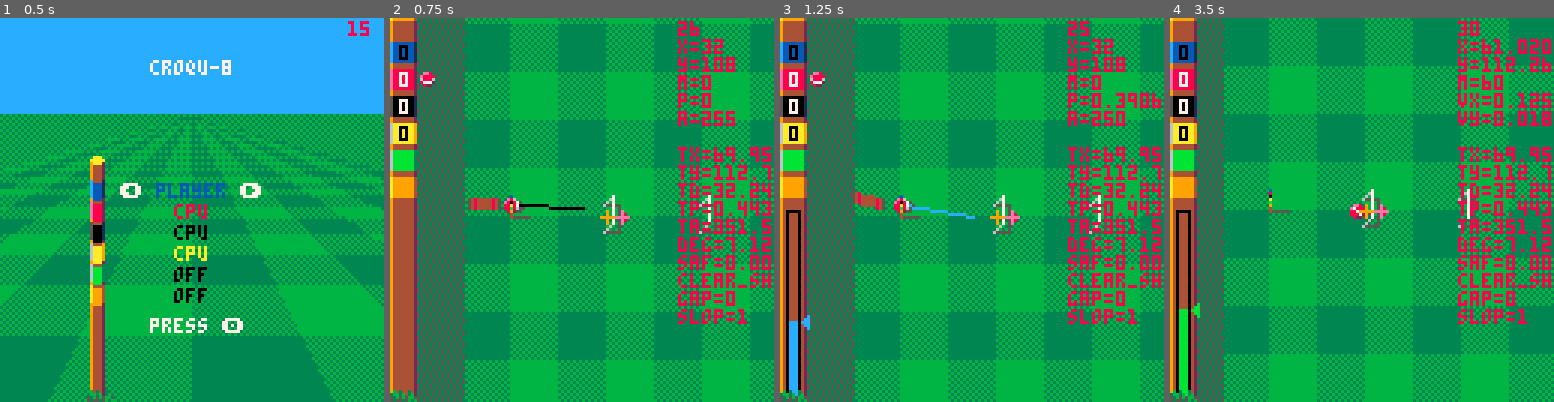
Above: before the commit, frames 1-4 (left to right).
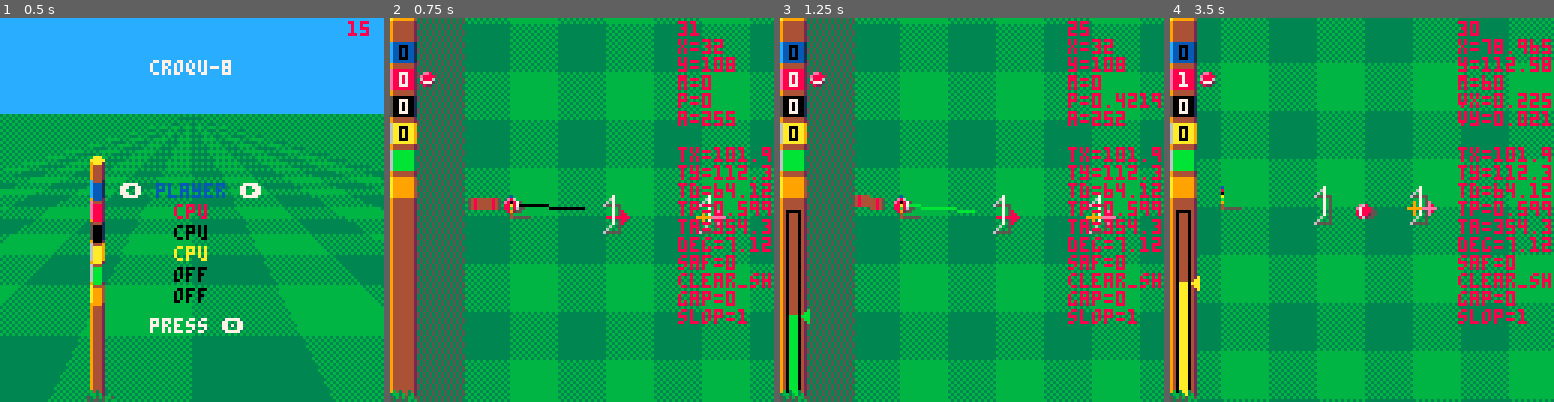
Above: after the commit, the same moments.

Repository: Joeltronics/croqu-8
Game: PICO-8 cartridge croquet.p8
Same seed, same stepped clock (60 frames per second), same inputs: the game is played once before the commit and once after it.
Inputs:
- Up to frame 1 (0.5 s): tap X (X key) at 0.33 s
- Up to frame 2 (0.75 s): tap O (Z key) at 0.7 s
- Up to frame 3 (1.25 s): tap X (X key) at 1.07 s
- Up to frame 4 (3.5 s): hold Right 1.6-2.1 s; tap O (Z key) every 0.4 s from 1.7 to 3.3 s; tap X (X key) at 1.85, 2.97 s; hold Up 2.15-2.42 s; hold Right 2.47-3.03 s; hold Left from 3.08 s (still down)

Frame 1 is identical in both runs. In frame 2, 0.9% of the frame differs, in the area x 54-100%, y 0-66%; in frame 3, 1.9%; in frame 4, 47%, in the area x 2-100%, y 0-100%.

Commit message:
Try to go for 2 wickets at once

Diff:
--- a/croquet.p8
+++ b/croquet.p8
@@ -160,6 +160,7 @@
 debug_no_draw_tops = false
 debug_draw_primitives = false
 debug_increase_shot_pointer_length = false
+debug_force_safe_rand = nil
 
 --
 -- Utility functions
@@ -796,21 +797,47 @@
 	local slop = 0
 	if (clear_shot) slop += 1
 
-	local lead_point_gap = lead_point_gap()
+	-- TODO: increase lead_point_gap when we have lots of extra shots
+	local lead_point_gap = calculate_lead_point_gap()
 	-- 3-4: 1 / 5-6: 2 / 7-8: 3 / 9+: 4
 	if (lead_point_gap >= 3) slop += min(4, flr((lead_point_gap - 1) / 2))
 	if (lead_point_gap <= -2) slop -= 1
 	if (lead_point_gap <= -5) slop -= 1
 
+	-- TODO: if we're the only player not to have finished, set slop to 0
+
 	--[[
 	First determine ideal target point, without accounting for other balls
 
 	Target point might not be right under the wicket in some cases - might want to aim slightly in front
 
 	TODO:
-	- See if we're lined up in a way that can score 2 wickets at once (or even 2 wickets + pole) and go for that
-	- See if we can hit a ball past the next wicket
+	- Also see if we can hit a ball that's beyond the next wicket
 	]]
+
+	-- First, see if we're lined up in a way that can score 2 wickets at once, if so use next wicket as target
+	-- TODO: also try for 2 wickets + pole in some cases
+
+	-- easy_shot is probably redundant here
+	if (easy_shot or dy < 6 or target_angle_deg < 15) and not (wrong_side or next_wicket.pole) then
+
+		local next_wicket = WICKETS[player.last_wicket_idx + 2]
+		assert(next_wicket)
+
+		local tx_next, ty_next = next_wicket[1], next_wicket[2]
+
+		local distance_off_from_current_target = distance_to_line_segment(
+			tx, ty, player_ball.x, player_ball.y, tx_next, ty_next) or 32767
+
+		-- if distance_off_from_current_target < 3 and not wicket_between(player_ball, tx_next, ty_next, 1) then
+		if distance_off_from_current_target < 4 and not wicket_between(player_ball, tx_next, ty_next, 1) then
+			tx, ty = tx_next, ty_next
+			dx, dy = tx - player_ball.x, ty - player_ball.y
+			d = distance(dx, dy)
+			easy_shot = false
+			-- Note we intentionally don't reset any of the other flags, those should still refer to nearest
+		end
+	end
 
 	local target_distance_past, play_safe_chance = 0, nil
 
@@ -841,7 +868,7 @@
 			-- 192: 1
 			local distance_factor = max(0, d - 32) / 160
 
-			play_safe_chance = angle_factor + distance_factor
+			play_safe_chance = 2 * angle_factor * distance_factor
 
 			-- Slop factor - safer when shot will be less accurate
 			local slop_factors = { 1, 1.125, 1.25, 1.5 }
@@ -892,14 +919,12 @@
 		end
 
 		-- If play_safe_chance < 10% or > 90%, snap to 0 or 1
-		if (play_safe_chance > 0.9) or (play_safe_chance >= 0.1 and play_safe_chance >= rnd()) then
+		local r = debug_force_safe_rand or rnd()
+		if (play_safe_chance > 0.9) or (play_safe_chance >= 0.1 and play_safe_chance >= r) then
 
 			-- Target in front of wicket
 
-			-- TODO: This logic can sometimes be bad, like when we just barely made it through the last wicket,
-			-- it causes us to aim further in front of the next wicket, which is worse for the nearby wicket
-
-			for i = 1,3 do
+			for i = 1,6 do
 
 				local tx_was, target_blocked_was = tx, target_blocked
 
@@ -943,7 +968,7 @@
 		target_ball = cpu_target_ball(player_ball, next_wicket, wrong_side, easy_shot, target_blocked)
 
 		if target_ball then
-			tx, ty = cpu_adjust_target_for_ball(tx, ty, target_ball)
+			tx, ty = cpu_adjust_target_for_ball(tx, ty, target_ball, 0.5)
 		end
 	end
 
@@ -956,7 +981,8 @@
 	local target_ball_between = ball_between(player_ball, tx, ty, other_ball_margin)
 	if target_ball_between then
 		target_ball = target_ball_between
-		tx, ty = cpu_adjust_target_for_ball(tx, ty, target_ball)
+		-- We want to move ball out of the way, so target further away from ball center than other case
+		tx, ty = cpu_adjust_target_for_ball(tx, ty, target_ball, 1)
 	end
 
 	--
@@ -1009,7 +1035,7 @@
 	}
 end
 
-function cpu_adjust_target_for_ball(tx, ty, target_ball)
+function cpu_adjust_target_for_ball(tx, ty, target_ball, r)
 
 	-- Don't target ball head-on - adjust angle a smidge toward previous tx/ty
 
@@ -1018,7 +1044,7 @@
 	local dx, dy = tx - target_ball.x, ty - target_ball.y
 	local d = distance(dx, dy)
 	if d then
-		local scale = 0.5 * BALL_R / d
+		local scale = r * BALL_R / d
 		tx_new += dx * scale
 		ty_new += dy * scale
 	end
@@ -1080,7 +1106,7 @@
 	return sqrt(d2)
 end
 
-function lead_point_gap()
+function calculate_lead_point_gap()
 
 	local max_other_player_wicket = 0
 
@@ -1094,92 +1120,78 @@
 	return players[player_idx].last_wicket_idx - max_other_player_wicket
 end
 
-function wicket_between(ball, tx, ty, target_is_ball, margin)
-
-	local x1, y1, x2, y2 = ball.x, ball.y, tx, ty
+function distance_to_line_segment(
+		px, py,
+		x1, y1,
+		x2, y2,
+		d_min, d_max)
+	-- (px, py): point
+	-- (x1, x2) & (x2, y2): line segment ends
+	-- d_min & d_max: optional extra length to subtract from each end of line segment
 
 	local line_dx, line_dy = x2 - x1, y2 - y1
 
 	local d2 = distance_squared(line_dx, line_dy)
 	assert(d2 >= 0)
+	if (d2 == 0) return nil
 	local d = sqrt(d2)
 
-	-- In case of distance 0, just return that it's not between
-	if (d == 0) return false
-
-	-- We don't want to use center of ball, but rather outer edges of ball
-	-- (e.g. in case our ball, or target ball, is straddling a wicket)
-	-- So instead of checking if t is in range [0, 1] below, use slightly smaller range
-	local t_min = BALL_R / d
-
-	local t_max = 1
-	if (target_is_ball) t_max = 1 - t_min
-
-	if (t_min >= t_max or t_max <= 0 or t_min >= 1) return false
-
+	local t_min, t_max = 0, 1
+	if (d_min) t_min = d_min / d
+	if (d_max) t_max = 1 - (d_max / d)
+	if (t_min >= t_max or t_max <= 0 or t_min >= 1) return nil
+
+	local point_dx = px - x1
+	local point_dy = py - y1
+
+	-- Project point onto the line
+
+	-- First, determine interpolation parameter along line segment: t = 0 at (x1, y1), 1 at (y2, y2)
+	-- t = (dot product) / (line length ^ 2)
+	local t = (point_dx * line_dx + point_dy * line_dy) / d2
+
+	-- If t is not in range [t_min, t_max], then projected point is beyond ends of line segment
+	if (t <= t_min or t >= t_max) return nil
+
+	-- Project it onto line segment, and check distance from projected point
+	local proj_x = lerp(x1, x2, t)
+	local proj_y = lerp(y1, y2, t)
+	return distance(px - proj_x, py - proj_y)
+end
+
+
+function wicket_between(ball, tx, ty, target_is_ball, margin)
 	for wicket in all(WICKET_COLLISION_POINTS) do
 		-- Hidden wickets would be redundant
 		-- TODO optimization: instead, maintain separate list of non-hidden wickets and just iterate that
 		if not wicket.hidden then
-
-			-- Determine distance from point (wicket.x, wicket.y) to line segment [(x1, y1), (x2, y2)]
-
-			local wicket_dx = wicket.x - x1
-			local wicket_dy = wicket.y - y1
-
-			-- Project point onto the line
-
-			-- First, determine interpolation parameter along line segment: t = 0 at (x1, y1), 1 at (y2, y2)
-			local t = (wicket_dx * line_dx + wicket_dy * line_dy) / d2
-
-			-- If t is not in range [0, 1] (or slightly less - see above), then projected point is beyond ends of line segment
-			-- If it is, then project it onto line segment, and check distance from projected point
-			if t_min < t and t < t_max then
-				local proj_x = lerp(x1, x2, t)
-				local proj_y = lerp(y1, y2, t)
-				if (distance(wicket.x - proj_x, wicket.y - proj_y) < BALL_POLE_D + (margin or 0)) return true
-			end
-		end
-	end
-
+			local d_between = distance_to_line_segment(
+				wicket.x, wicket.y,
+				ball.x, ball.y,
+				tx, ty) or 32767
+			if (d_between < BALL_POLE_D + (margin or 0)) return true
+		end
+	end
 	return false
 end
 
 function ball_between(ball, tx, ty, margin)
-	-- Checks if there are any balls between ball & target. If so, returns the ball that is closest to ball
-	-- Largely copied from wicket_between(), but a few differences
-	-- TODO: try to consolidate these functions?
-
-	local bx, by = ball.x, ball.y
-
-	local line_dx, line_dy = tx - bx, ty - by
-	local d2 = distance_squared(line_dx, line_dy)
-	assert(d2 >= 0)
-	if (d2 == 0) return false
-
-	-- Unlike wicket_between(), we leave t_max as 1 - if a ball is overlapping the target, then still want to target the ball
-	local t_min = BALL_R / sqrt(d2)
-	if (t_min >= 1) return false
+	-- Checks if there are any balls between ball & target. If so, returns the ball (of these) that is closest to ball
 
 	local closest_ball = nil
 	local closest_ball_d2 = 32767
 
 	for other_ball in all(balls) do
 		if other_ball != ball then
-			local ball_dx = other_ball.x - bx
-			local ball_dy = other_ball.y - by
-
-			local t = (ball_dx * line_dx + ball_dy * line_dy) / d2
-
-			if t_min < t and t < 1 then
-				local proj_x = lerp(bx, tx, t)
-				local proj_y = lerp(by, ty, t)
-
-				local ball_distance = distance(other_ball.x - proj_x, other_ball.y - proj_y)
-				if (ball_distance <= BALL_D + (margin or 0)) then
-					local other_ball_d2 = distance_squared(ball_dx, ball_dy)
-					if (other_ball_d2 < closest_ball_d2) closest_ball, closest_ball_d2 = other_ball, other_ball_d2
-				end
+			local d_between = distance_to_line_segment(
+				tx, ty,
+				ball.x, ball.y,
+				other_ball.x, other_ball.y,
+				BALL_R, nil) or 32767
+
+			if (d_between < BALL_POLE_D + (margin or 0)) then
+				local other_ball_d2 = distance_squared(other_ball.x - ball.x, other_ball.y - ball.y)
+				if (other_ball_d2 < closest_ball_d2) closest_ball, closest_ball_d2 = other_ball, other_ball_d2
 			end
 		end
 	end
@@ -1519,6 +1531,27 @@
 				if (key == '9') player.bonus_shots = 1
 				if (key == '0') player.bonus_shots = 2
 
+				local update_cpu_target = false
+
+				if key == 'i' then
+					if debug_force_safe_rand == 0 then
+						debug_force_safe_rand = nil
+					else
+						debug_force_safe_rand = 0
+					end
+					update_cpu_target = true
+				end
+				if key == 'o' then
+					if debug_force_safe_rand == 1 then
+						debug_force_safe_rand = nil
+					else
+						debug_force_safe_rand = 1
+					end
+					update_cpu_target = true
+				end
+
+				if (key == '[') player.last_wicket_idx += 1
+
 				if key == ']' then
 					next_player()
 					player = players[player_idx]
@@ -1543,8 +1576,10 @@
 
 				if moved then
 					resolve_all_static_collisions_for_ball(player_ball)
-					if (player.cpu) cpu_get_target()
-				end
+					update_cpu_target = true
+				end
+
+				if (update_cpu_target and player.cpu) player.cpu_target = cpu_get_target()
 			end
 		end
 	end
@@ -2165,7 +2200,18 @@
 				print('tp=' .. player.cpu_target.power)
 				print('ta=' .. (player.cpu_target.angle * 360))
 				print('deg=' .. player.cpu_target.target_angle_deg)
-				print('saf=' .. (player.cpu_target.play_safe_chance or 'nil'))
+
+				if not player.cpu_target.play_safe_chance then
+					print('saf=nil')
+				elseif debug_force_safe_rand then
+					if debug_force_safe_rand >= 0.5 then
+						print('saf=false')
+					else
+						print('saf=true')
+					end
+				else
+					print('saf=' .. player.cpu_target.play_safe_chance)
+				end
 
 				if (player.cpu_target.easy_shot) print('easy_shot')
 				if (player.cpu_target.target_blocked) print('target_blocked')
Not shown, changed: README.md
